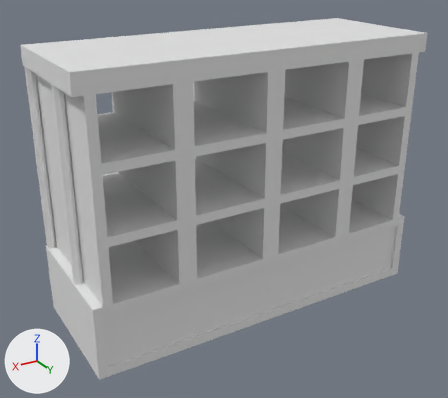
Two versions of the FBX model GameAssets/BookShelves.fbx, one commit apart.
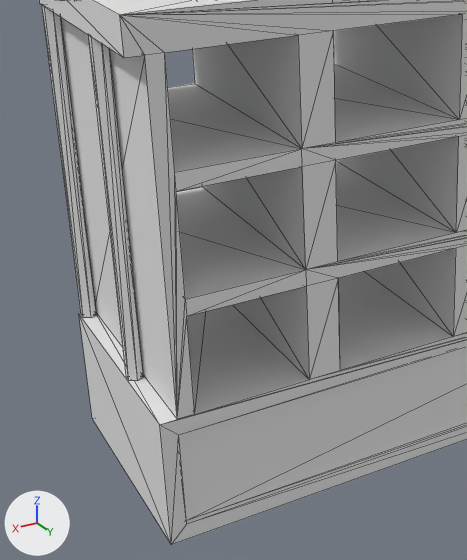
The first picture shows the older version from a 50 mm camera at (5.47, 4.81, 4.01) aimed at (2.16, -0.72, 1.25). The close-ups show both versions on the part from 0% to 60% of the width and 16% to 98% of the height of that picture; other places that the commit changed are outside them. The axes (+X, +Y, +Z) are drawn at lower left. The lights are the same throughout. The close-ups show mesh edges as thin lines. Objects named as collision shapes, trigger or cutter boxes, shadow casters or lower levels of detail are left out. Where no turn or scale is listed for an object, it has been applied to the vertices.

Names of what the first close-up shows: 'base_4m_1m_3m'.
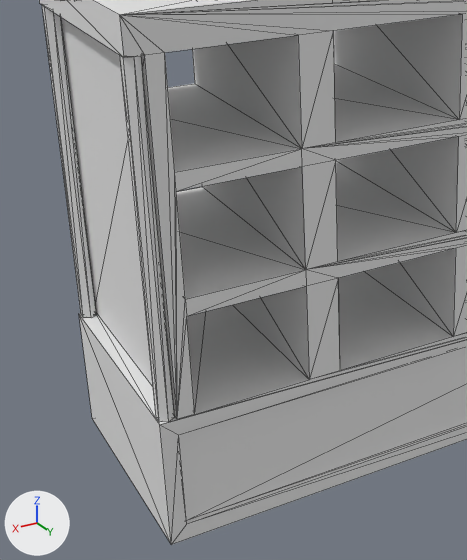
Where the change shows, as pixel boxes (x1, y1, x2, y2) in the close-ups (467 x 560 px; the box of a moved part takes in the faces that stretch with it):
part 1 of me_mesh_008, moved or reshaped: before (89, 36, 143, 381); after (120, 56, 175, 422)

Patch to the scene script:
```diff
--- a/GameAssets/BookShelves.fbx.py
+++ b/GameAssets/BookShelves.fbx.py
@@ me_mesh_008 @@
 me_mesh_008.from_pydata(...)  # 184 vertices, 396 faces; spans x 0.0..4.0, y -1.5..0.0, z 0.0..3.0
 # used by ob_base_4m_1m_3m; location = (0.0, 0.0, 0.0)
+# me_mesh_008 part 1: the loose piece of 12 vertices spanning x 3.91..3.99, y -0.6..-0.5, z 0.8..2.8 is moved by (0.0, 0.5, 0.0)
 me_mesh_008.materials.append(mat_default)
```
